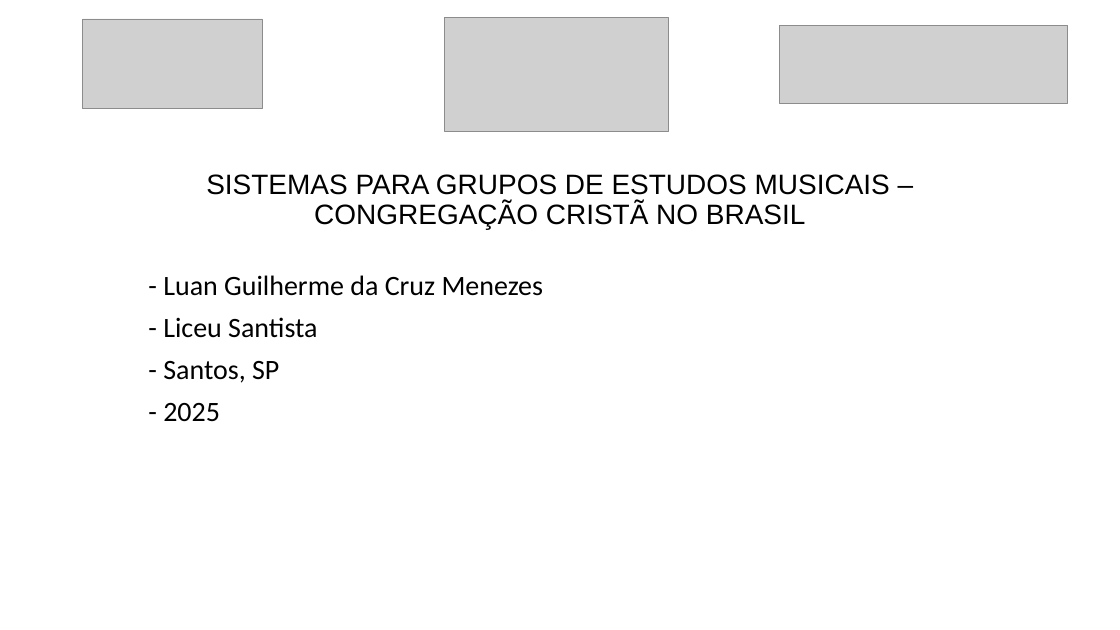
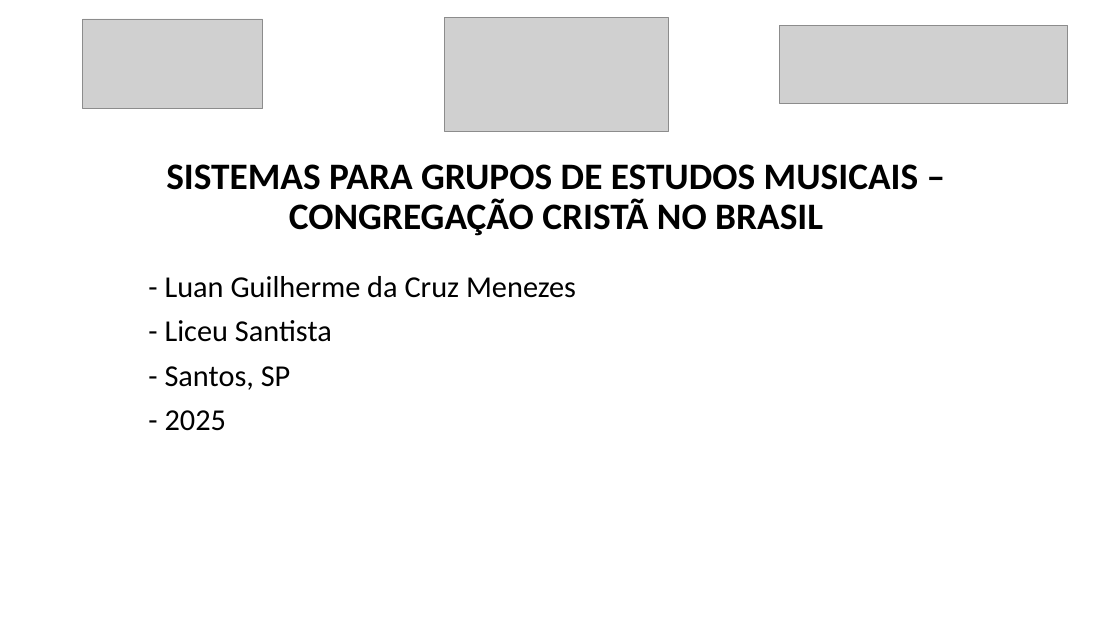
Before and after one commit to luanmenezesx/TCC-CCB, a slide deck: slide 1 of Modelo slides apresentação TCC.pptx. Drawn at 1120x630 pixels with LibreOffice and Linux fonts; fonts in the diff are those of the drawing; grey boxes stand for pictures. Boxes give left, top, right and bottom in pixels: in the first picture for what was removed or moved away, otherwise in the second. Text is boxed around its words. In the diff, an @@ line names an element or a change of style, - is before the commit and + after.

```diff
--- a/Modelo slides apresentação TCC.pptx
+++ b/Modelo slides apresentação TCC.pptx
@@ title "SISTEMAS PARA GRUPOS DE ESTUDOS ...": place and size @@
-title "SISTEMAS PARA GRUPOS DE ESTUDOS ..." at (206, 174, 890, 229)
+title "SISTEMAS PARA GRUPOS DE ESTUDOS ..." at (166, 164, 919, 236)
@@ title "SISTEMAS PARA GRUPOS DE ESTUDOS ..." at (166, 164, 919, 236): size 24 to 32 pt, font Arial to Calibri, bold on @@
@@ subtitle "- Luan Guilherme da Cruz ..." at (165, 276, 576, 431): size 24 to 26 pt @@
```
Also in this commit, not shown: 9 other slides changed, 2 slides added, 1 slide removed.
